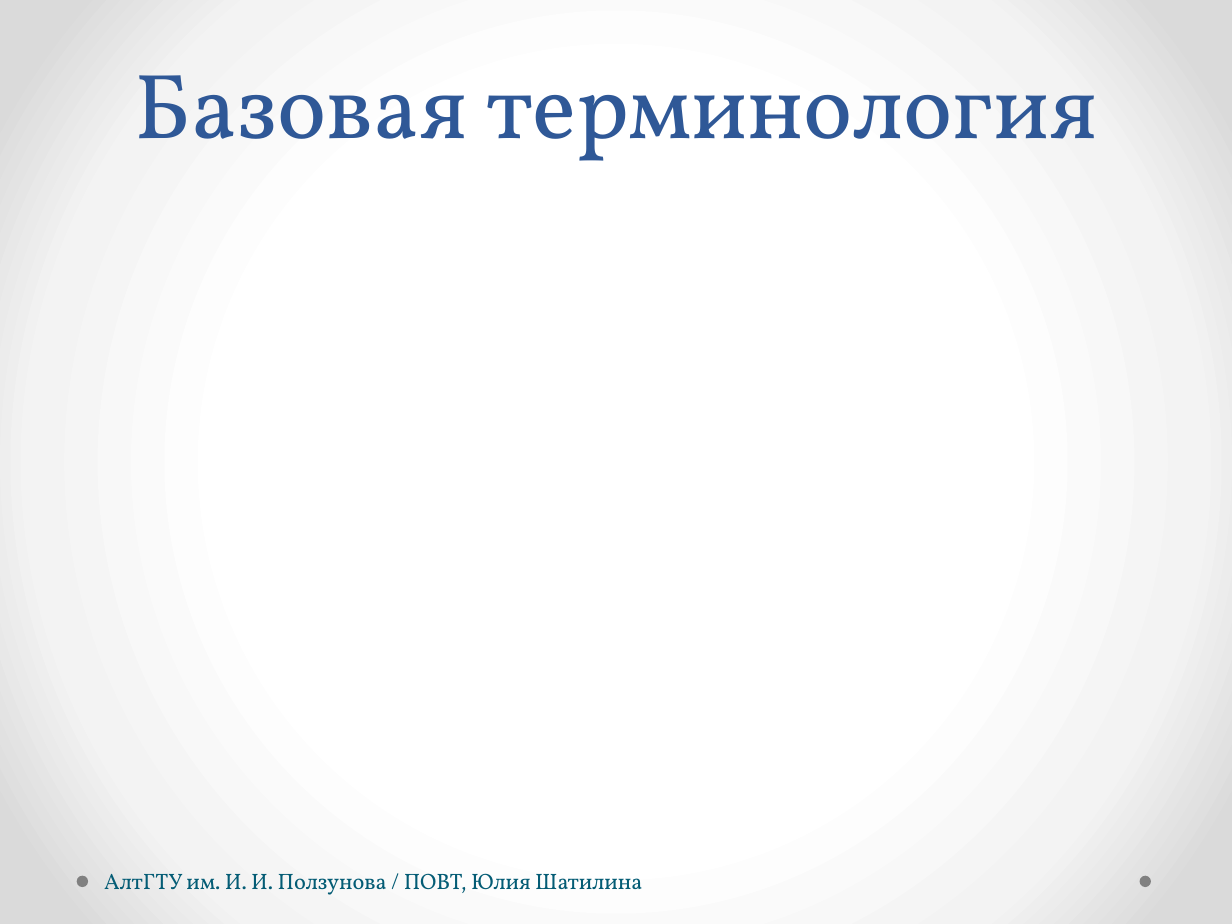
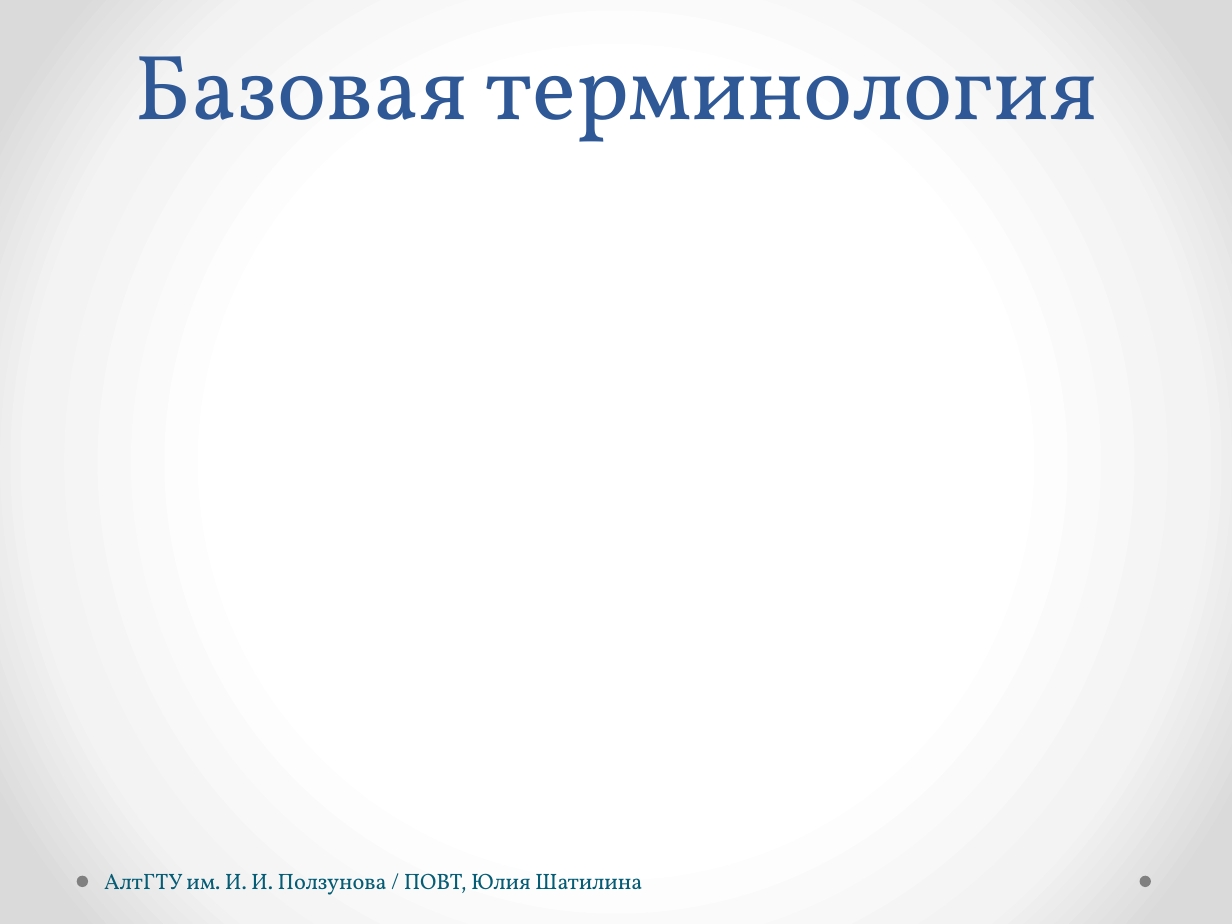
Before and after one commit to hisohito/proto-doc, a slide deck: slide 2 of shatilina.pptx. Drawn at 1232x924 pixels with LibreOffice and Linux fonts; fonts in the diff are those of the drawing. Boxes give left, top, right and bottom in pixels: in the first picture for what was removed or moved away, otherwise in the second. Text is boxed around its words. In the diff, an @@ line names an element or a change of style, - is before the commit and + after.

```diff
--- a/shatilina.pptx
+++ b/shatilina.pptx
@@ text "Базовая терминология": place and size @@
-text "Базовая терминология" at box(134, 75, 1098, 161)
+text "Базовая терминология" at box(134, 56, 1098, 142)
```
Also in this commit, not shown: 5 other slides changed.
